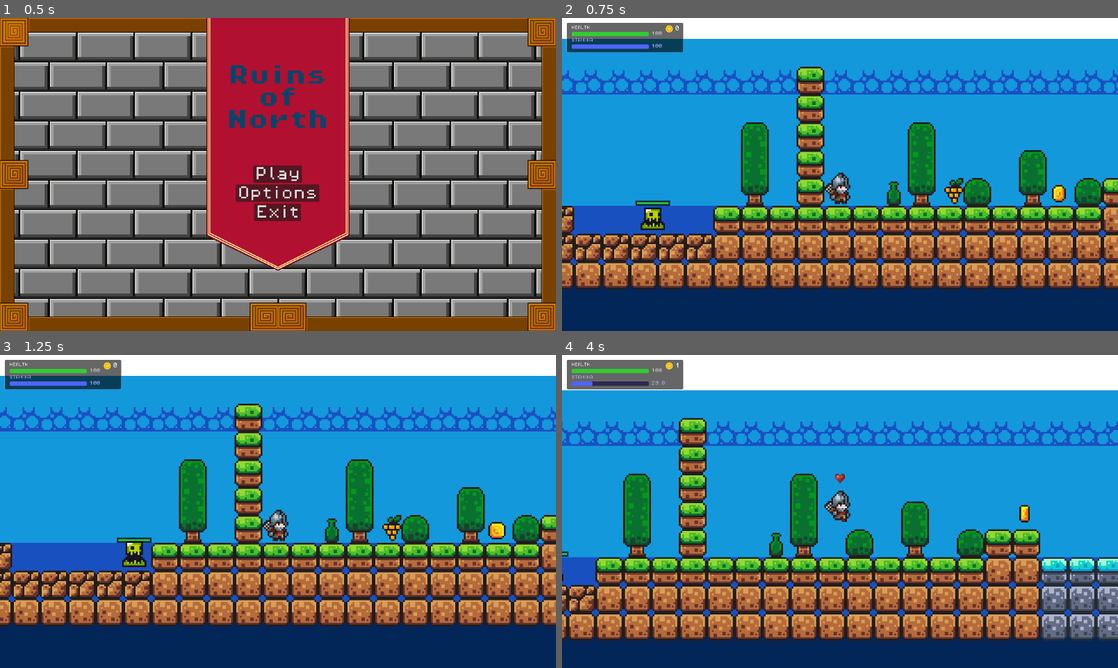
Above: before the commit, frames 1-4 (two rows, left to right).
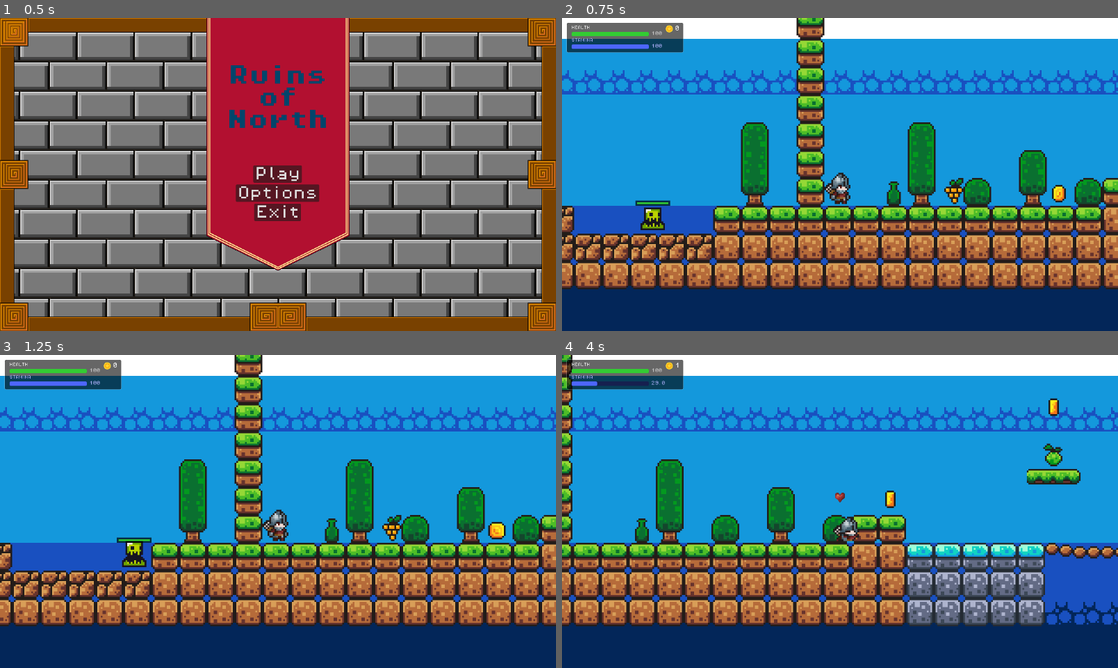
Above: after the commit, the same moments.

Repository: Kacprr/ThesisGameProject
Game: Godot game, scene res://Scenes/main_menu.tscn
The game is run twice, just before and just after one commit, with the same random seed, the same clock (stepped at 60 frames per second) and the same inputs. Sound files missing from this copy of the repository are replaced by a short silence.
Inputs:
- Up to frame 1 (0.5 s): no input
- Up to frame 2 (0.75 s): click "Play" at 0.5 s
- Up to frame 3 (1.25 s): no input
- Up to frame 4 (4 s): hold Right (move_right) 1.28-2.78 s; tap Shift (dash) at 1.35, 2.3, 2.85, 3.6 s; tap Space (jump) at 1.52, 2.27, 3.77 s; tap Z (attack) at 2.1 s; hold Left (move_left) 2.78-3.53 s; hold Right (move_right) from 3.53 s (still down)

Frame 1 is identical in both runs. In frame 2, 0.8% of the frame differs, in the area x 42-48%, y 0-16%; in frame 3, 0.8%; in frame 4, 49%, in the area x 0-100%, y 0-92%.

Commit message:
Fixed a bug on wall sliding
- Fixed stamina bug that player can slide on the walls when stamina is out.
- When stamina is out when sliding the player falls immediately.

Diff:
--- a/ruinsofnorth/Scenes/game.tscn
+++ b/ruinsofnorth/Scenes/game.tscn
@@ -246,7 +246,7 @@
 
 [node name="Mid" type="TileMapLayer" parent="TileMapLayers"]
 use_parent_material = true
-tile_map_data = PackedByteArray("AAAAAAIAAAAAAAAAAAABAAIAAAA …(6623 unchanged characters)… AAAAAAAAD1////AAAAAAAAAAD1//7/AAAAAAAAAAA=")
+tile_map_data = PackedByteArray("AAAAAAIAAAAAAAAAAAABAAIAAAA …(6623 unchanged characters)… AAAAAAAAD1////AAAAAAAAAAD1//7/AAAAAAAAAAD1//3/AAAAAAAAAAD1//z/AAAAAAAAAAD1//v/AAAAAAAAAAA=")
 tile_set = SubResource("TileSet_3dryh")
 
 [node name="Player" parent="." instance=ExtResource("1_ebmjs")]
--- a/ruinsofnorth/Scripts/player.gd
+++ b/ruinsofnorth/Scripts/player.gd
@@ -15,7 +15,7 @@
 var hot_heal_amount = 0
 
 const ATTACK_COOLDOWN = 0.7 # cooldown time in sec
-const JUMP_VELOCITY = -250.0
+const JUMP_VELOCITY = -250.0 # Nerfed due to new dash feature!
 const GAME_OVER_SCENE = preload("res://Scenes/game_over.tscn")
 const HEALING_EFFECT_SCENE = preload("res://Scenes/healing_effect.tscn")
 
@@ -96,14 +96,19 @@
 	# -- 2. WALL CLING LOGIC --
 	var wall_cling_input = is_on_wall() and direction_x != 0 and !is_on_floor()
 
-	if wall_cling_input:
+	if wall_cling_input and current_State != PlayerState.DASH:
 		if current_stamina > 0:
 			current_State = PlayerState.WALL_CLING
 			# Consume stamina
 			var cost = WALL_CLING_COST_PER_SEC * _delta
 			current_stamina = max(current_stamina - cost, 0.0)
 			emit_signal("stamina_changed", current_stamina)
+
+			if current_stamina <= 0.0:
+				current_State = PlayerState.JUMP
+
 			# Slide Physics
+		if current_State == PlayerState.WALL_CLING:
 			velocity.y = min(velocity.y, WALL_SLIDE_SPEED)
 			velocity.x = 0
 			animated_sprite.flip_h = (direction_x < 0)
